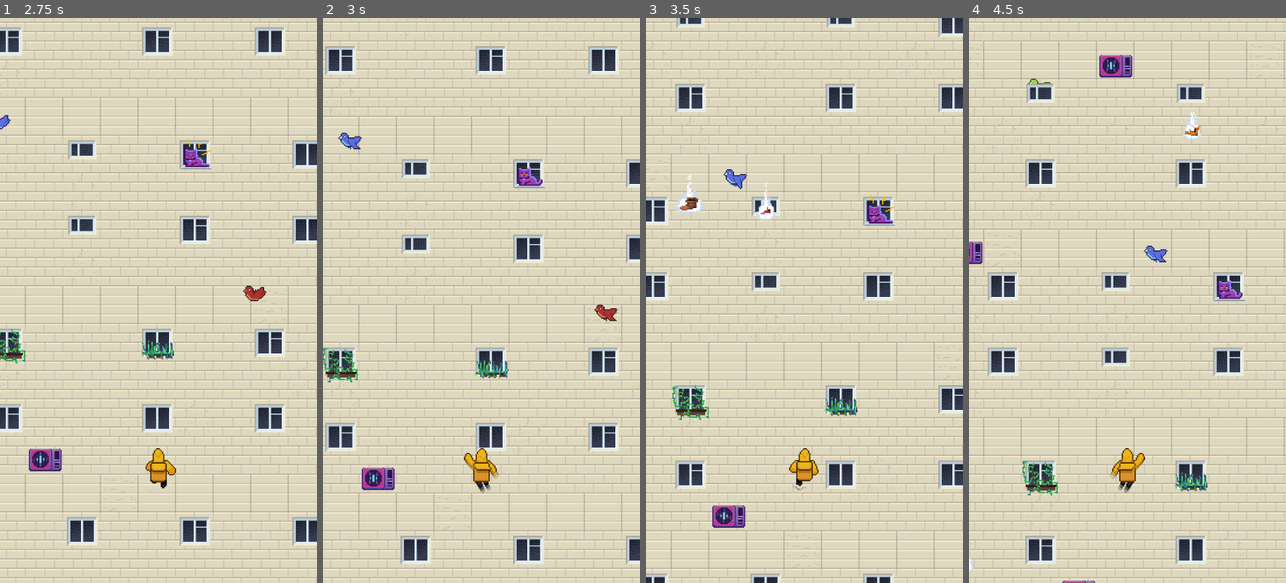
Above: before the commit, frames 1-4 (left to right).
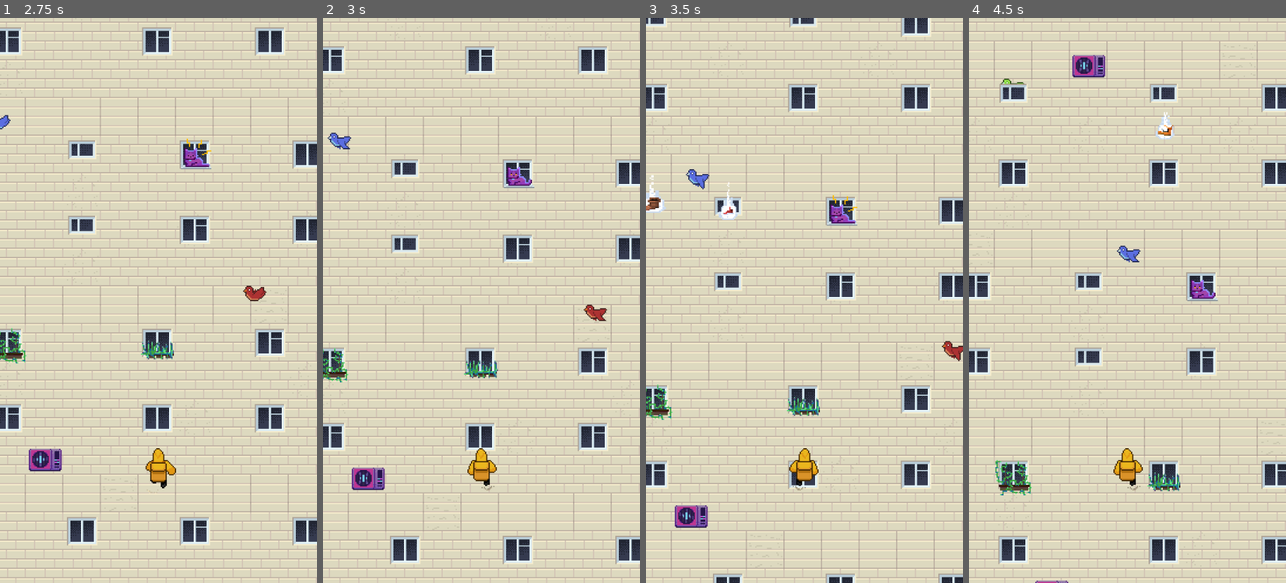
Above: after the commit, the same moments.

Repository: Blobson/break-a-leg
Game: Godot game, scene res://game.tscn
Two runs of this game, one before a commit and one after it. Both use one fixed random seed, a clock stepped at 60 frames per second and the inputs below.
Inputs (mouse positions are in pixels of both pictures, inside the frame that each line leads up to):
- Up to frame 1 (2.75 s): move the mouse to (228, 272) at 0.52 s; hold Right (ui_right) 0.53-1.25 s; click (228, 272) at 0.67 s; drag from (95, 328) to (196, 238) at 1.27 s; move the mouse to (190, 176) at 2.02 s; hold Right (ui_right) from 2.03 s (still down)
- Up to frame 2 (3 s): release Right (ui_right) at 2.75 s; drag from (465, 413) to (329, 345) at 2.77 s
- Up to frame 3 (3.5 s): no input
- Up to frame 4 (4.5 s): move the mouse to (1222, 385) at 3.52 s; hold Left (ui_left) 3.53-4.25 s; drag from (1032, 215) to (1203, 464) at 4.27 s

Frame 1 is identical in both runs. In frame 2, 11% of the frame differs, in the area x 0-100%, y 0-100%; in frame 3, 16%; in frame 4, 17%.

Commit message:
#127 SwipeDetector

Diff:
--- a/characters/common/base_character/character.gd
+++ b/characters/common/base_character/character.gd
@@ -11,8 +11,6 @@
 @onready var animation = $AnimationPlayer
 var level_width
 var level_tile_size
-enum {NONE, UP, LEFT, RIGHT}   ## move direction
-var swipe = NONE
 
 
 ## Получение урона
@@ -30,6 +28,7 @@
 func _ready():
 	velocity.y = -move_speed
 	velocity.x = 0
+	SwipeDetector.swiped.connect(_on_swipe)
 
 
 ## Ширина уровня и размер тайла
@@ -46,39 +45,30 @@
 ## Обработка input
 func _unhandled_input(event):
 	if event.is_action_pressed("ui_up"):
-		move(UP)
+		move(Vector2.UP)
 	elif event.is_action_pressed("ui_left"):
-		move(LEFT)
+		move(Vector2.LEFT)
 	elif event.is_action_pressed("ui_right"):
-		move(RIGHT)
-	elif event is InputEventScreenDrag:
-		if !swipe:
-			if event.relative.y < -Game.swipe_speed:
-				swipe = UP
-				move(swipe)
-			elif event.relative.x < -Game.swipe_speed:
-				swipe = LEFT
-				move(swipe)
-			elif event.relative.x > Game.swipe_speed:
-				swipe = RIGHT
-				move(swipe)
-	elif event is InputEventScreenTouch:
-		if !event.pressed:
-			swipe = NONE
+		move(Vector2.RIGHT)
+
+
+func _on_swipe(direction: Vector2):
+	if direction in [Vector2.UP, Vector2.LEFT, Vector2.RIGHT]:
+		move(direction)
 
 
 ## Обработка свайпов (tweens & animations)
-func move(type):
+func move(direction: Vector2):
 	var tween = get_tree().create_tween()
-	if type == UP:
+	if direction == Vector2.UP:
 		tween.tween_property(self, "position:y", position.y - level_tile_size.y * 2, animation_time)
 		animation.play("jump_up")
-	elif type == LEFT:
+	elif direction == Vector2.LEFT:
 		var target_position = position.x - level_tile_size.x
 		if target_position > (-level_width / 2) + (level_tile_size.x / 3):
 			tween.tween_property(self, "position:x", target_position, animation_time)
 			animation.play("left")
-	elif type == RIGHT:
+	elif direction == Vector2.RIGHT:
 		var target_position = position.x + level_tile_size.x
 		if target_position < (level_width / 2) - (level_tile_size.x / 3):
 			tween.tween_property(self, "position:x", target_position, animation_time)
--- a/project.godot
+++ b/project.godot
@@ -18,6 +18,7 @@
 [autoload]
 
 Game="*res://utils/game_state/game_state.gd"
+SwipeDetector="*res://utils/swipe_detector/swipe_detector.gd"
 
 [display]
 
--- a/utils/game_state/game_state.gd
+++ b/utils/game_state/game_state.gd
@@ -4,8 +4,6 @@
 signal rating_updated(new_rating)
 signal health_updated(from, to)
 signal level_start(width, tile_size)
-
-@export var swipe_speed: int = 30
 
 ## Текущий район
 var region: Node2D
--- /dev/null
+++ b/utils/swipe_detector/swipe_detector.gd
@@ -0,0 +1,60 @@
+extends Node
+
+signal swiped(direction: Vector2)
+
+const MIN_SWIPE_PIXELS = 30
+const MAX_DIAGONAL_SLOPE = 1.3
+const SWIPE_TIMEOUT = 0.25
+
+var swipe_start_position: Vector2 = Vector2.ZERO
+var timer: Timer = Timer.new()
+
+func _init():
+	timer.one_shot = true
+	timer.wait_time = SWIPE_TIMEOUT
+
+func _ready():
+	add_child(timer)
+	timer.timeout.connect(_on_detection_timeout)
+
+
+func _unhandled_input(event):
+	if not event is InputEventScreenTouch:
+		return
+	if event.pressed:
+		_start_detection(event.position)
+	elif not timer.is_stopped():
+		_stop_detection(event.position)
+
+
+func _start_detection(position: Vector2):
+	swipe_start_position = position
+	timer.start()
+
+
+func _stop_detection(position: Vector2):
+	timer.stop()
+	if swipe_start_position == Vector2.ZERO:
+		return
+	var direction = position - swipe_start_position
+	if direction.length() < MIN_SWIPE_PIXELS:
+		return
+	direction = direction.normalized()
+	var dx = abs(direction.x)
+	var dy = abs(direction.y)
+	if dx + dy >= MAX_DIAGONAL_SLOPE:
+		return
+	if dx > dy:
+		if direction.x > 0:
+			swiped.emit(Vector2.RIGHT)
+		else:
+			swiped.emit(Vector2.LEFT)
+	else:
+		if direction.y < 0:
+			swiped.emit(Vector2.UP)
+		else:
+			swiped.emit(Vector2.DOWN)
+
+
+func _on_detection_timeout():
+	swipe_start_position = Vector2.ZERO
